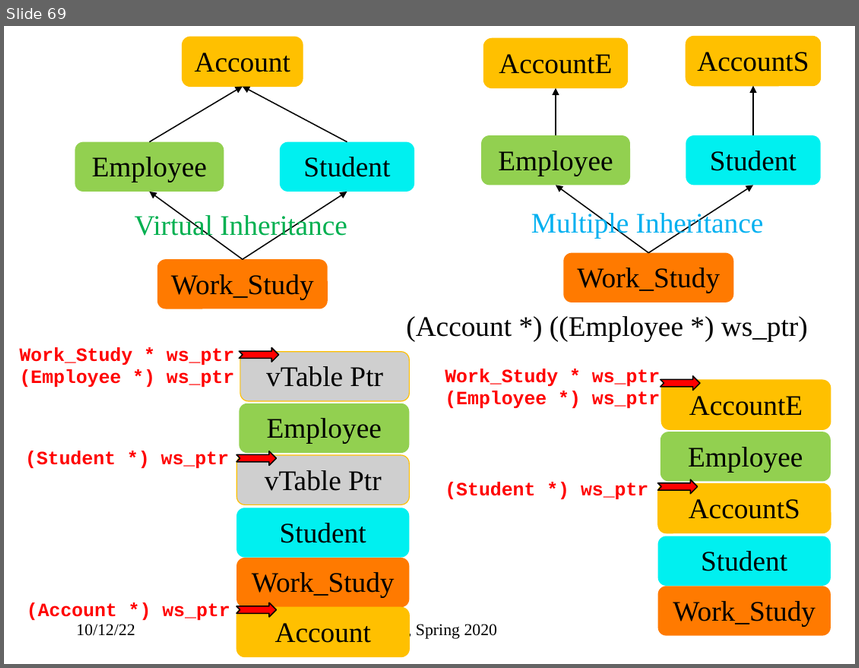
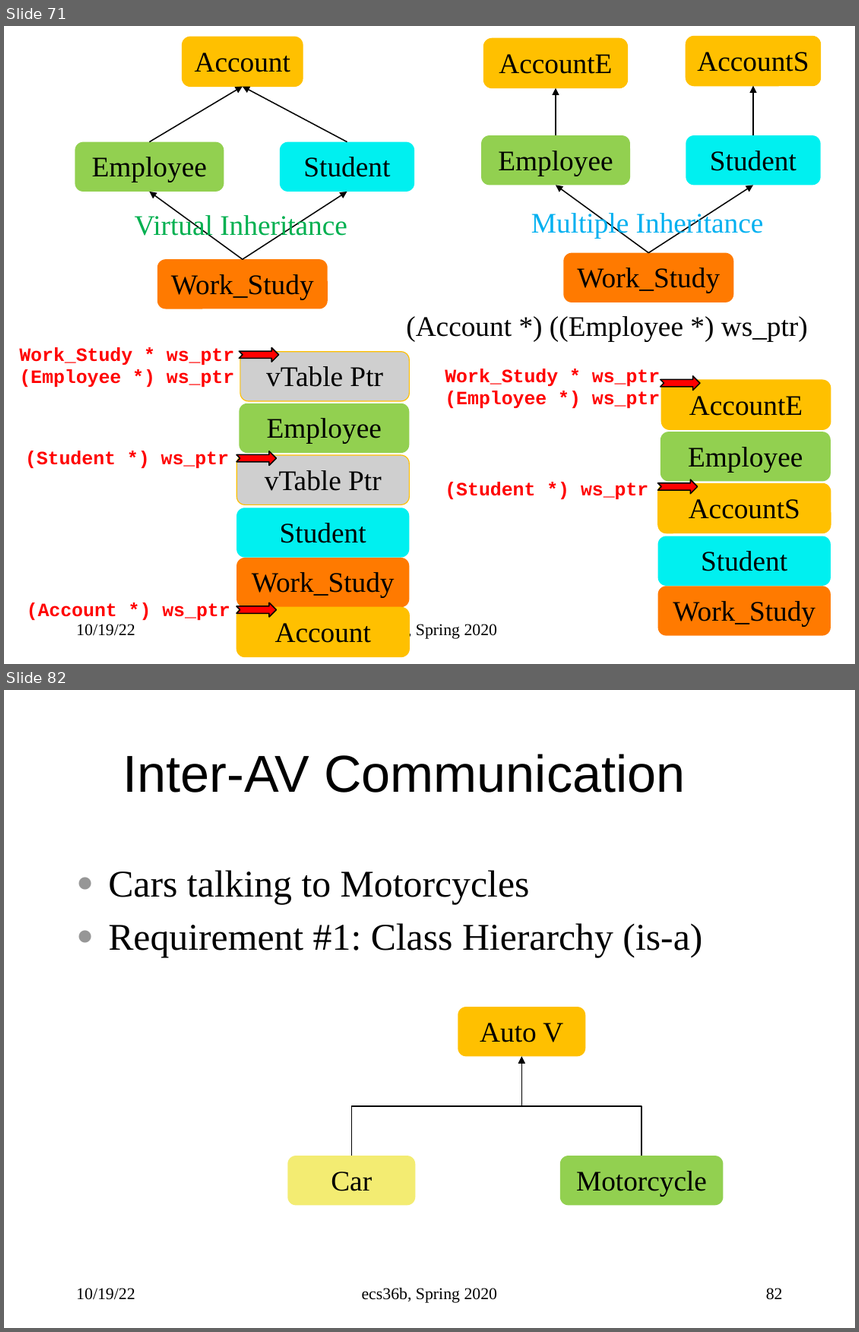
Before and after one commit to sfelixwu/ecs36b_slides, a slide deck: ecs36b_f2022_L004.pptx. Shown one above the other, each under a label of ours: slide 69 before the commit, slides 71 and 82 after it; the slides between them are not shown. The pictures are 859x668 and 859x1332 pixels, drawn with LibreOffice and Linux fonts; fonts in the diff are those of the drawing. Boxes give left, top, right and bottom in pixels: in the first picture for what was removed or moved away, otherwise in the second. Text is boxed around its words. In the diff, an @@ line names an element or a change of style, - is before the commit and + after.

```diff
--- a/ecs36b_f2022_L004.pptx
+++ b/ecs36b_f2022_L004.pptx
@@ slide 82 added at (x1=4, y1=690, x2=855, y2=1328), background #FFFFFF @@
@@ title added at (x1=123, y1=754, x2=685, y2=793), 44 pt, text #000000 @@
+Inter-AV Communication
@@ text added at (x1=108, y1=870, x2=702, y2=958), 32 pt, text #000000 @@
+● Cars talking to Motorcycles
+● Requirement #1: Class Hierarchy (is-a)
@@ rounded rectangle added at (x1=458, y1=1007, x2=585, y2=1056), fill #FFC000, 24 pt, text #000000 @@
+Auto V
@@ elbow arrow added from (351, 1156) to (522, 1057), #000000 1 pt @@
@@ elbow arrow added from (642, 1156) to (522, 1057), #000000 1 pt @@
@@ rounded rectangle added at (x1=287, y1=1156, x2=415, y2=1205), fill #F3EC72, 24 pt, text #000000 @@
+Car
@@ rounded rectangle added at (x1=560, y1=1156, x2=723, y2=1205), fill #92D050, 24 pt, text #000000 @@
+Motorcycle
@@ text added at (x1=76, y1=1288, x2=135, y2=1300), 14 pt, text #000000 @@
+10/19/22
@@ text added at (x1=362, y1=1288, x2=498, y2=1303), 14 pt, text #000000 @@
+ecs36b, Spring 2020
@@ page number added at (x1=766, y1=1288, x2=783, y2=1300), 14 pt, text #000000 @@
+82
@@ what was slide 69 is now slide 71 @@
@@ slide 71 changed as well @@
@@ text at (x1=76, y1=624, x2=135, y2=636): text changed @@
-10/12/22
+10/19/22
```
Also in this commit, not shown: 67 other slides changed, 14 other slides added.
